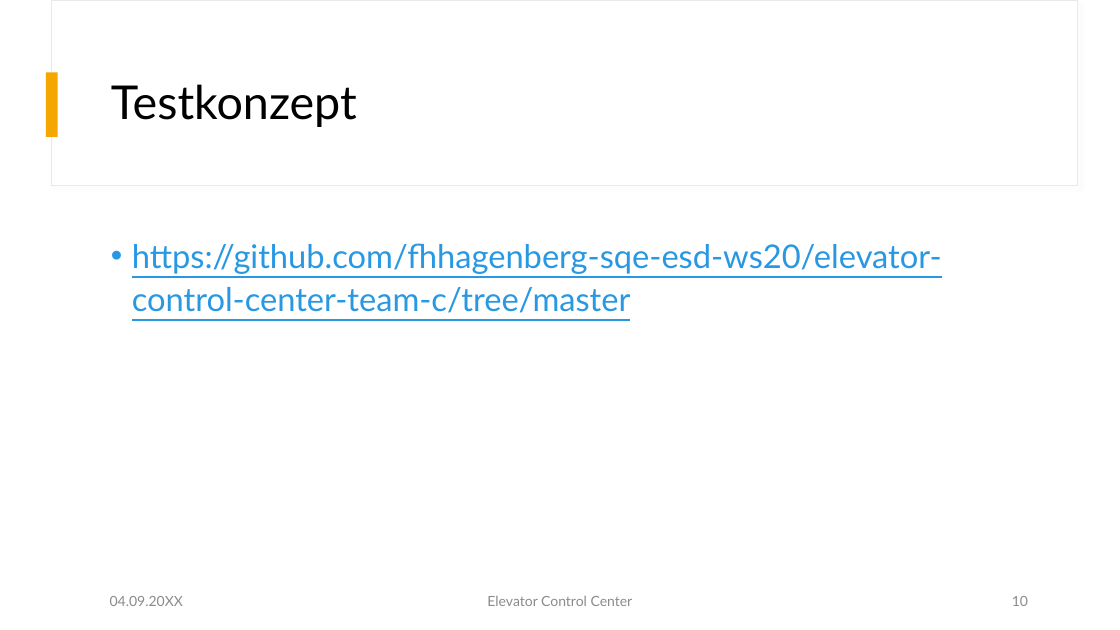
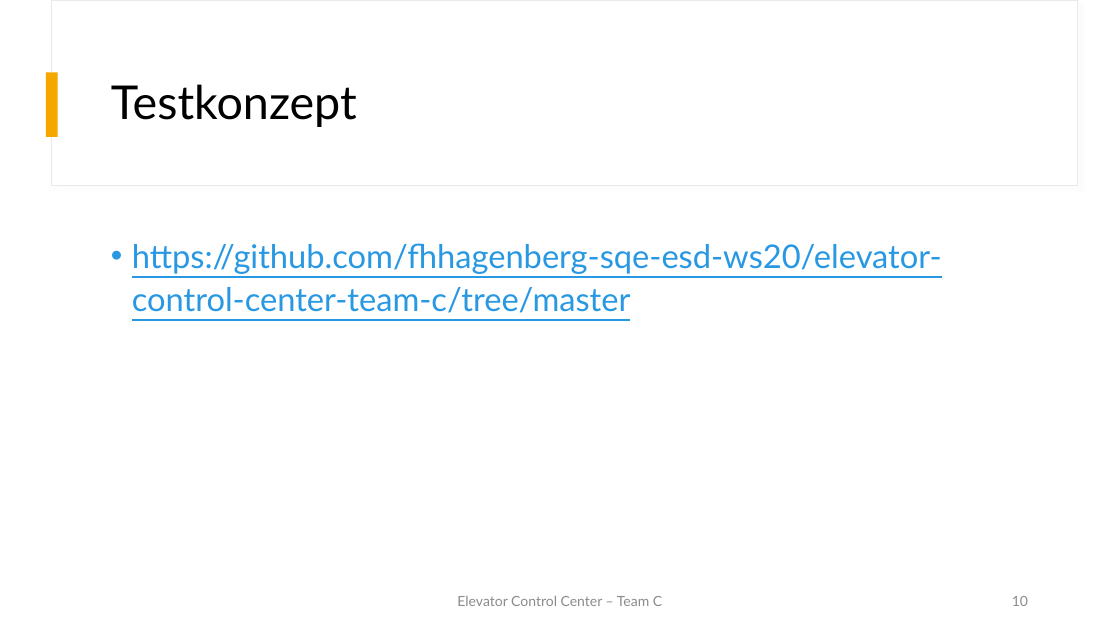
Before and after one commit to fhhagenberg-sqe-esd-ws20/elevator-control-center-team-c, a slide deck: slide 10 of doc/Presentation/Elevator_Control_Center.pptx. Drawn at 1120x630 pixels with LibreOffice and Linux fonts; fonts in the diff are those of the drawing. Boxes give left, top, right and bottom in pixels: in the first picture for what was removed or moved away, otherwise in the second. Text is boxed around its words. In the diff, an @@ line names an element or a change of style, - is before the commit and + after.

```diff
--- a/doc/Presentation/Elevator_Control_Center.pptx
+++ b/doc/Presentation/Elevator_Control_Center.pptx
@@ text removed at [110, 596, 183, 606] @@
-04.09.20XX
@@ text at [457, 596, 662, 606]: text changed @@
-Elevator Control Center
+Elevator Control Center – Team C
```
Also in this commit, not shown: 11 other slides changed, 1 slide added, 1 other file.
